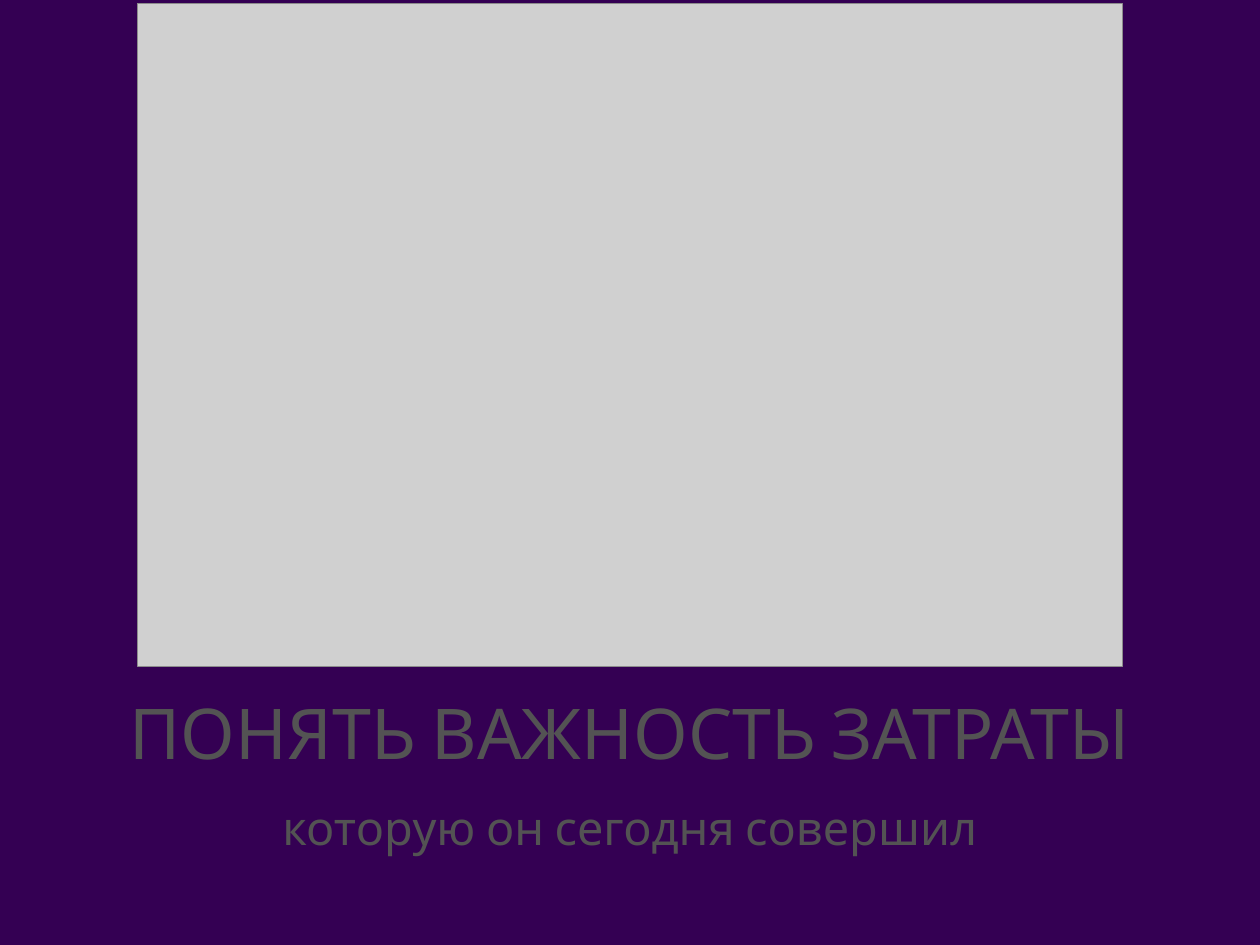
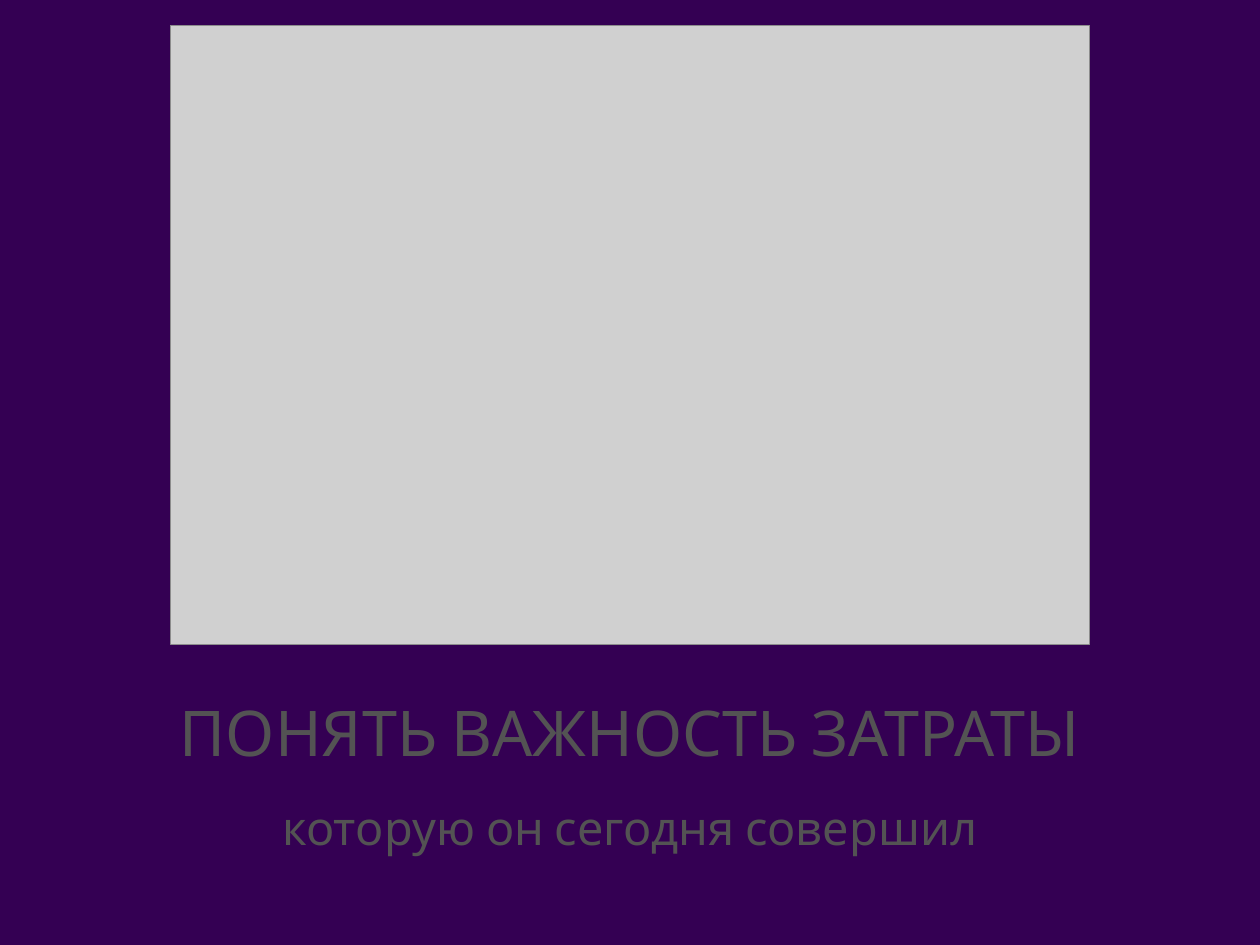
Before and after one commit to andrushkin2/ilBudgetto, a slide deck: slide 7 of dp/presentation.pptx. Drawn at 1260x945 pixels with LibreOffice and Linux fonts; fonts in the diff are those of the drawing; grey boxes stand for pictures; background and template pictures are left out. Boxes give left, top, right and bottom in pixels: in the first picture for what was removed or moved away, otherwise in the second. Text is boxed around its words. In the diff, an @@ line names an element or a change of style, - is before the commit and + after.

```diff
--- a/dp/presentation.pptx
+++ b/dp/presentation.pptx
@@ picture: place and size @@
-picture at (138, 3, 1123, 666)
+picture at (171, 26, 1090, 645)
@@ title "ПОНЯТЬ ВАЖНОСТЬ ЗАТРАТЫ" at (180, 710, 1080, 757): size 56.9 to 51.2 pt @@
```
Also in this commit, not shown: 20 other slides changed, 22 slides added, 2 other files.
